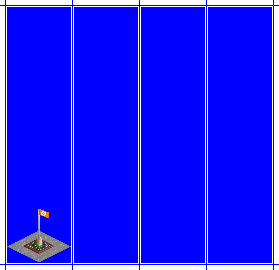
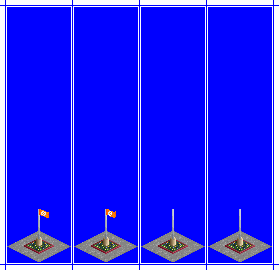
Before/after of a 279 x 270 layered artwork. What changed in the layer stack:
renamed "Erusea" to "White copy", painted on it over [105,209,116,218]
painted on "3R Shoes" over [74,209,272,262]
